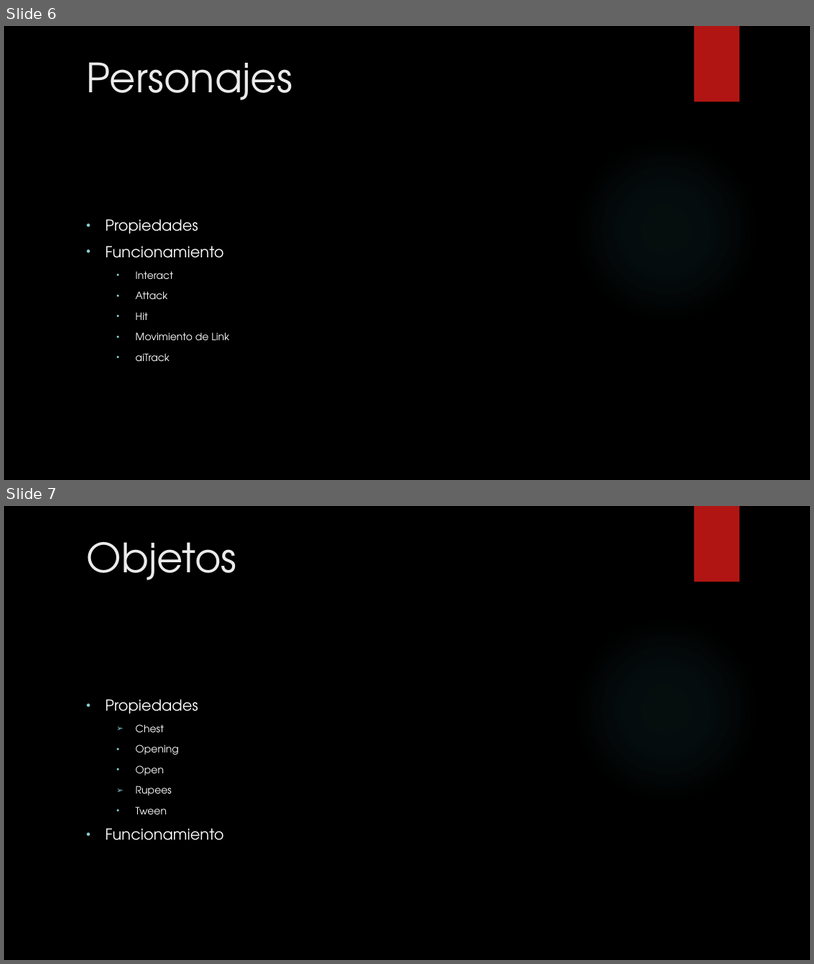
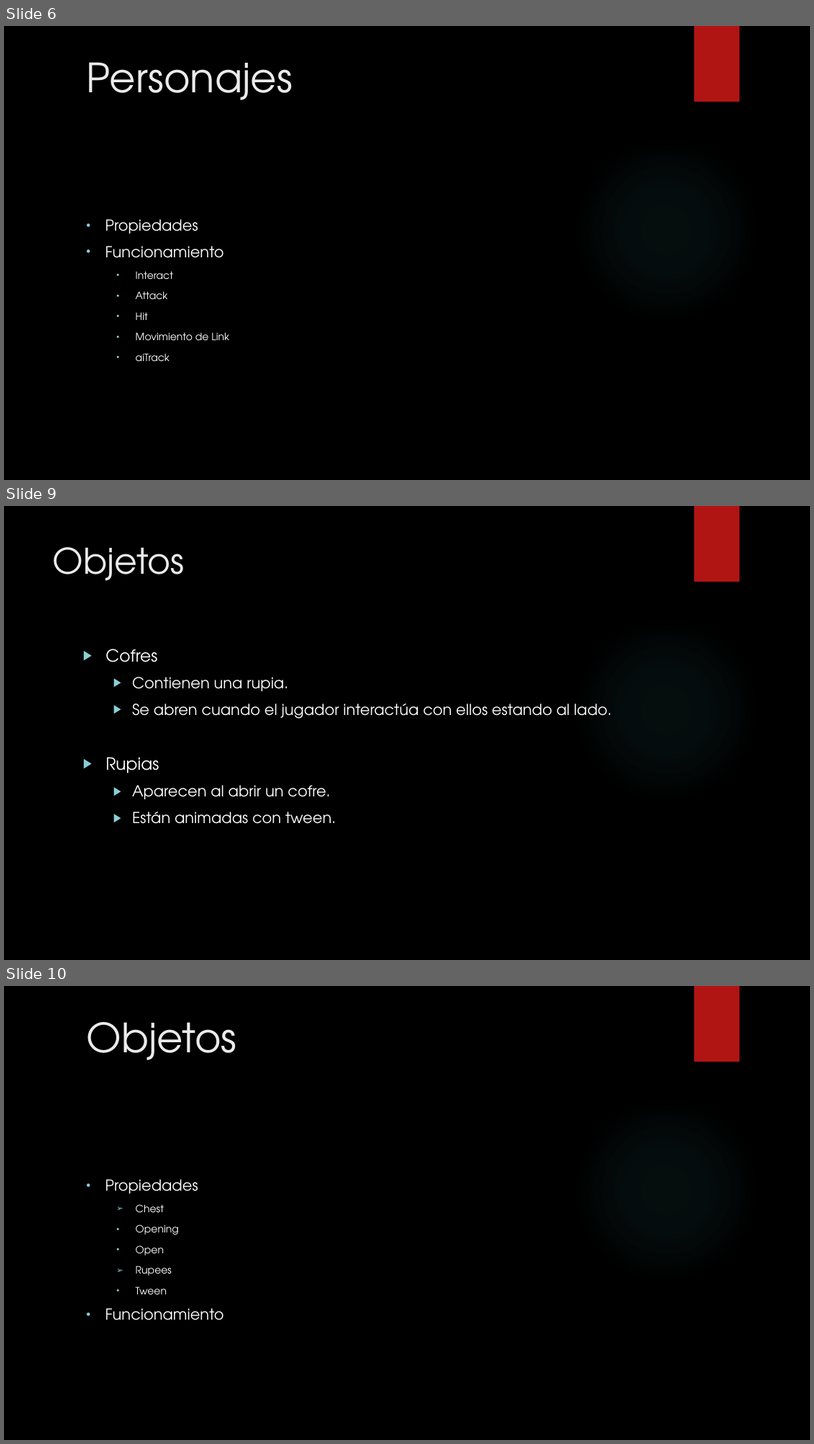
Before and after one commit to Athoka/Link, a slide deck: Presentacion/The Legend of Link.pptx. Shown one above the other, each under a label of ours: slides 6 and 7 before the commit, slides 6, 9 and 10 after it; the slides between them are not shown. The pictures are 814x964 and 814x1444 pixels, drawn with LibreOffice and Linux fonts; fonts in the diff are those of the drawing; background and template pictures are left out. Boxes give left, top, right and bottom in pixels: in the first picture for what was removed or moved away, otherwise in the second. Text is boxed around its words. In the diff, an @@ line names an element or a change of style, - is before the commit and + after.

Commit message:
Updated presentacion

```diff
--- a/Presentacion/The Legend of Link.pptx
+++ b/Presentacion/The Legend of Link.pptx
@@ slide 9 added at bbox=[4, 506, 810, 960], background picture (left out); not listed: 2 template elements that a slide beside it also shows @@
@@ title added at bbox=[53, 547, 185, 581], 42 pt, text #EBEBEB @@
+Objetos
@@ text added at bbox=[106, 649, 612, 824], 18 pt, text #FFFFFF @@
+▶ Cofres
+  ▶ Contienen una rupia.
+  ▶ Se abren cuando el jugador interactúa con ellos estando al lado.
+▶ Rupias
+  ▶ Aparecen al abrir un cofre.
+  ▶ Están animadas con tween.
@@ what was slide 7 is now slide 10 @@
```
Also in this commit, not shown: 2 other slides added.
